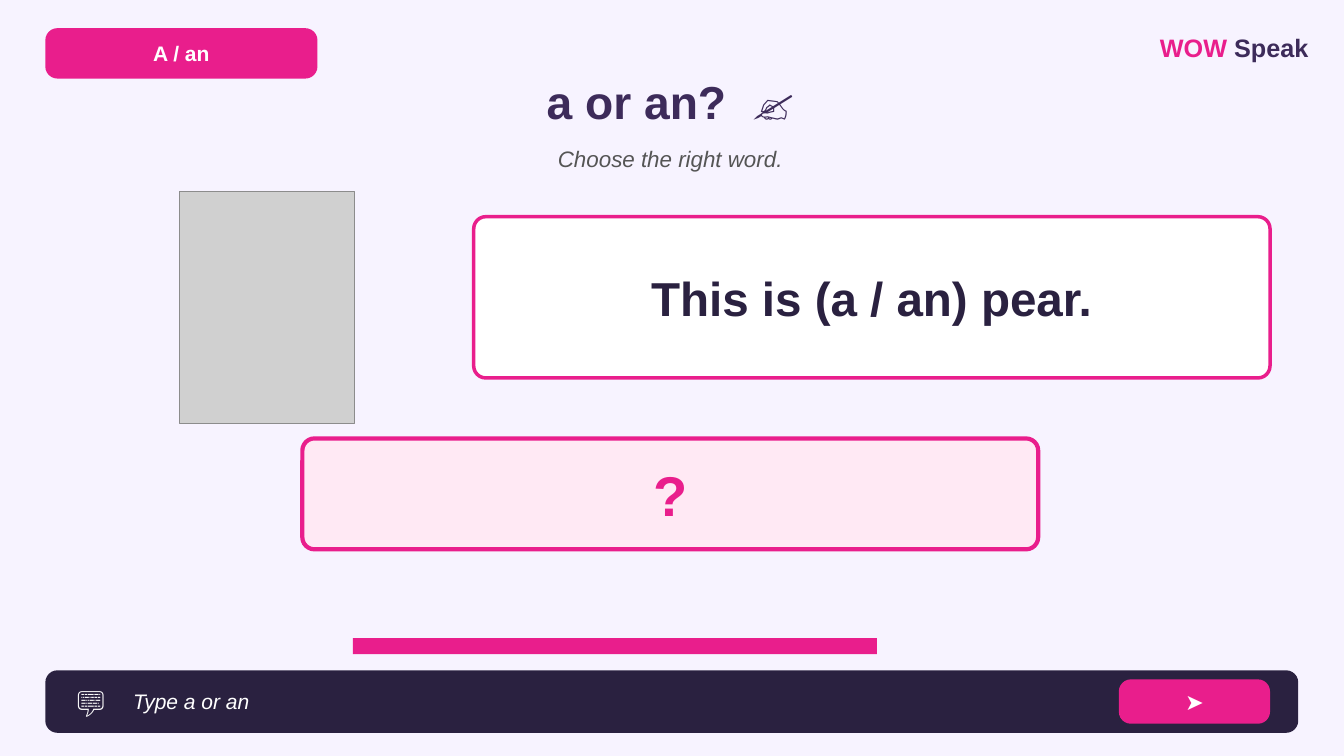
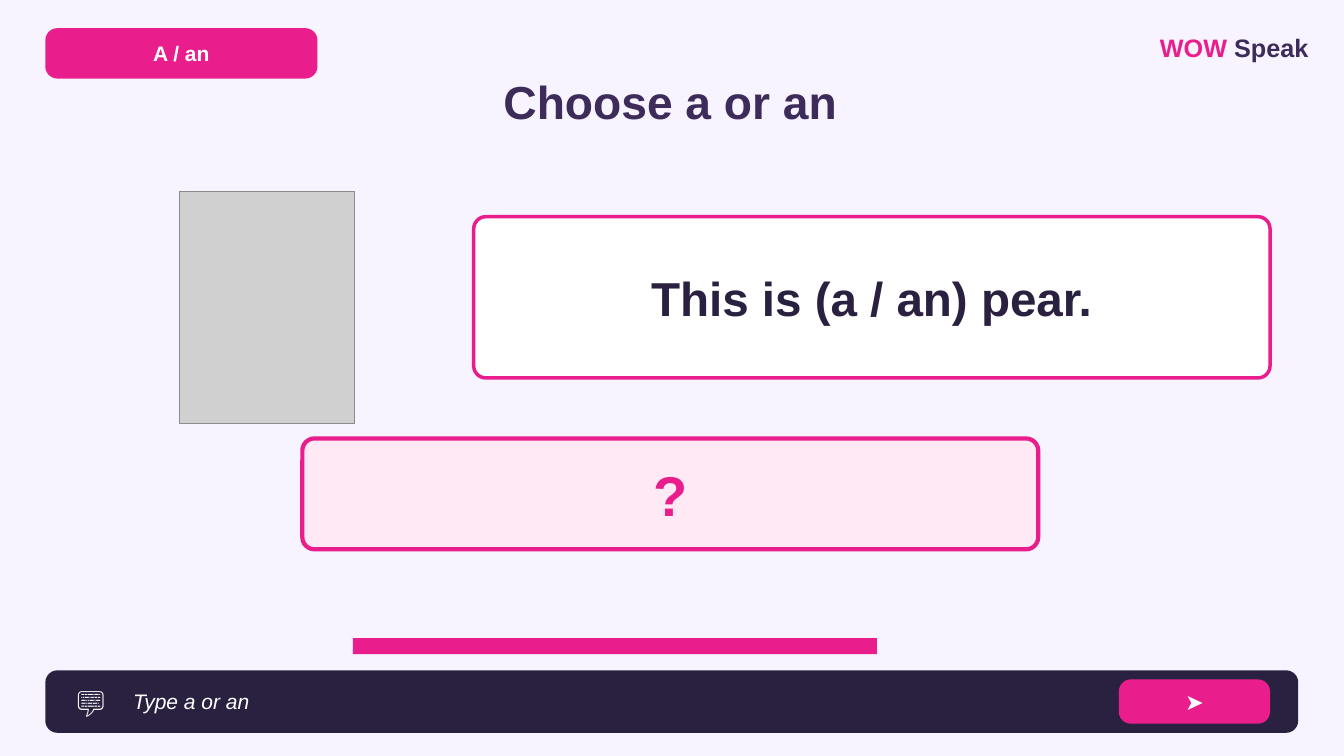
Before and after one commit to wowspeakschool-lang/classroom, a slide deck: slide 13 of vebinary/03.12_A-an/7-9/WOW_Speak_A_An_Food_7-9_LESSON.pptx. Drawn at 1344x756 pixels with LibreOffice and Linux fonts; fonts in the diff are those of the drawing; grey boxes stand for pictures. Boxes give left, top, right and bottom in pixels: in the first picture for what was removed or moved away, otherwise in the second. Text is boxed around its words. In the diff, an @@ line names an element or a change of style, - is before the commit and + after.

```diff
--- a/vebinary/03.12_A-an/7-9/WOW_Speak_A_An_Food_7-9_LESSON.pptx
+++ b/vebinary/03.12_A-an/7-9/WOW_Speak_A_An_Food_7-9_LESSON.pptx
@@ text at box(503, 85, 837, 120): text changed @@
-a or an? ✍️
+Choose a or an
@@ text removed at box(558, 151, 783, 172) @@
-Choose the right word.
```
Also in this commit, not shown: 22 other slides changed, 7 other files.
